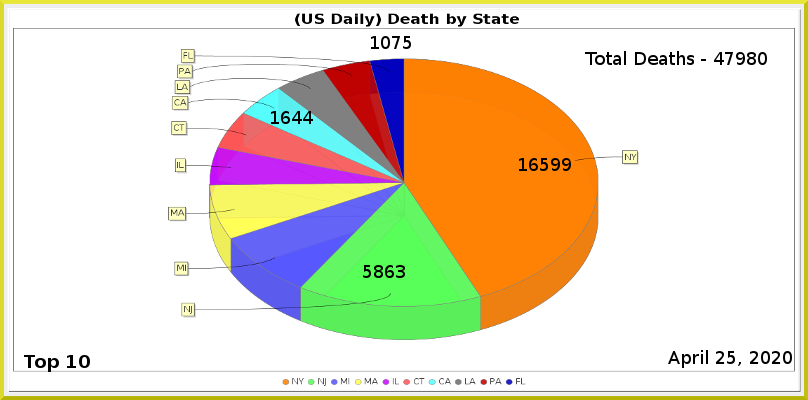
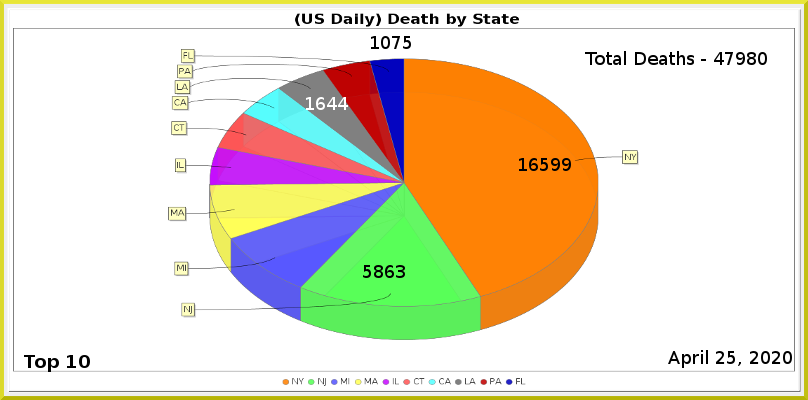
Before/after of a 808×400 layered artwork. What changed in the layer stack:
painted on "LA" over [271, 97, 348, 124]
